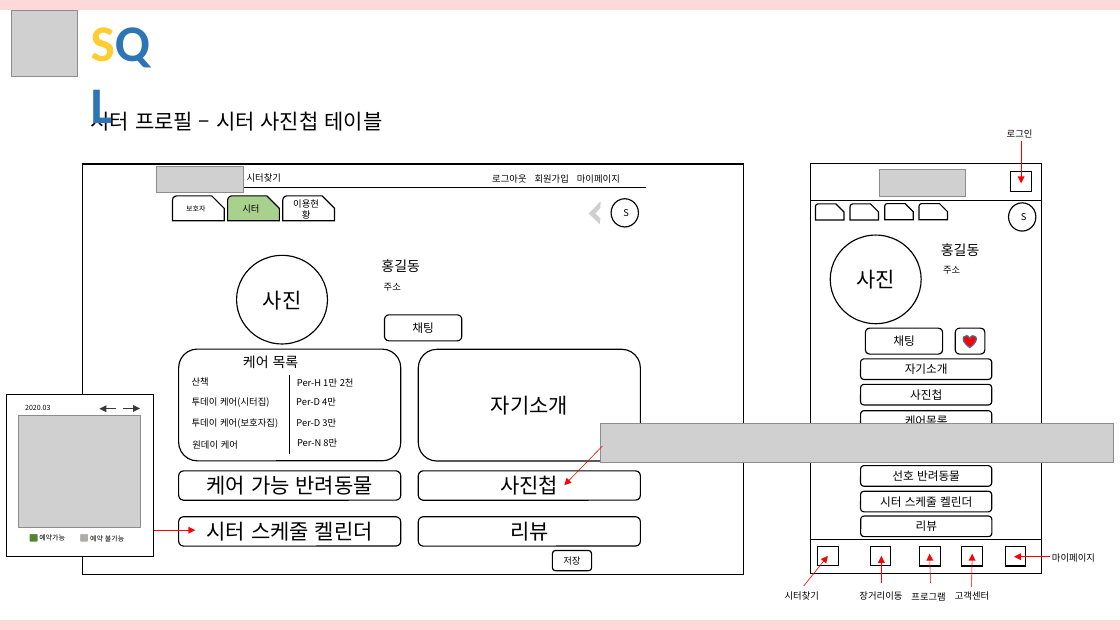
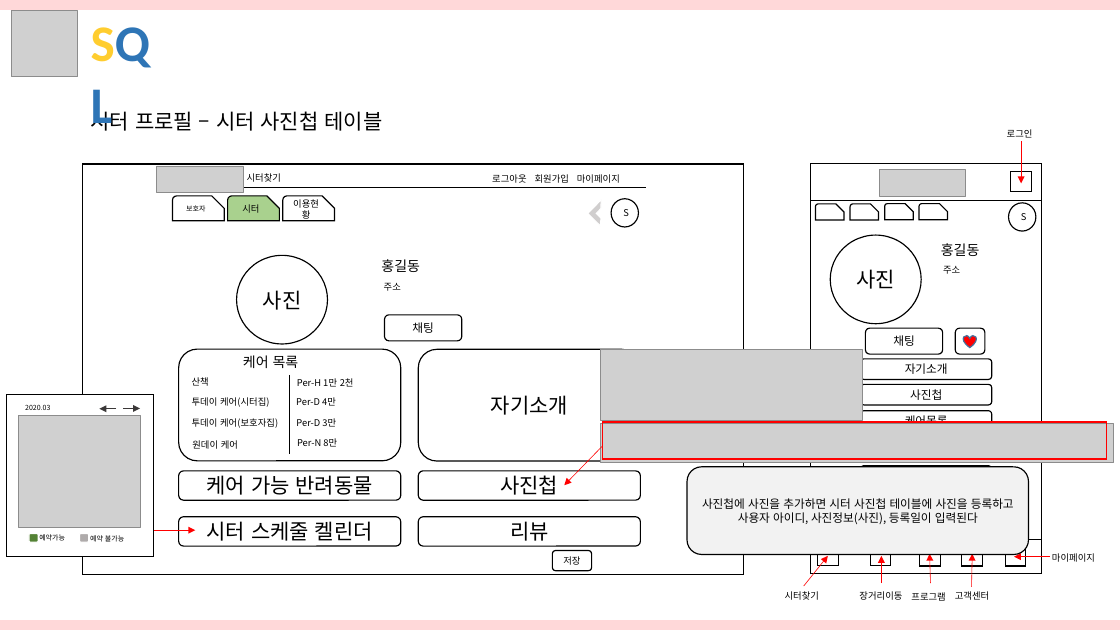
Before and after one commit to hhsw07/ezen-academy-projects, a slide deck: slide 31 of 3조 화면설계서 - SQL 통합.pptx (slide 34 before the commit). Drawn at 1120x630 pixels with LibreOffice and Linux fonts; fonts in the diff are those of the drawing; grey boxes stand for pictures. Boxes give left, top, right and bottom in pixels: in the first picture for what was removed or moved away, otherwise in the second. Text is boxed around its words. In the diff, an @@ line names an element or a change of style, - is before the commit and + after.

```diff
--- a/3조 화면설계서 - SQL 통합.pptx
+++ b/3조 화면설계서 - SQL 통합.pptx
@@ picture added at <box>601,350,863,420</box> @@
@@ rectangle added at <box>602,422,1107,459</box>, outline #FF0000 1 pt @@
@@ rounded rectangle added at <box>687,467,1028,555</box>, fill #F2F2F2, outline #000000 1 pt, 10 pt, text #000000 @@
+사진첩에 사진을 추가하면 시터 사진첩 테이블에 사진을 등록하고 사용자 아이디, 사진정보(사진), 등록일이 입력된다
@@ rounded rectangle removed at <box>861,492,992,512</box> @@
-시터 스케줄 켈린더
@@ rounded rectangle removed at <box>861,516,992,536</box> @@
-리뷰
```
Also in this commit, not shown: 30 other slides changed, 2 slides added.
